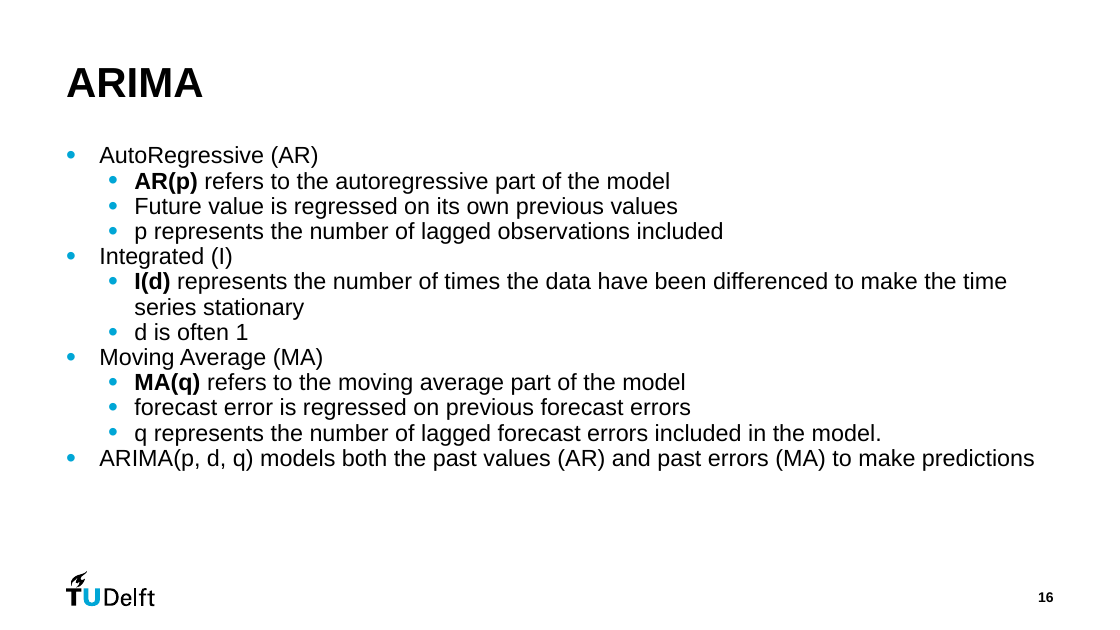
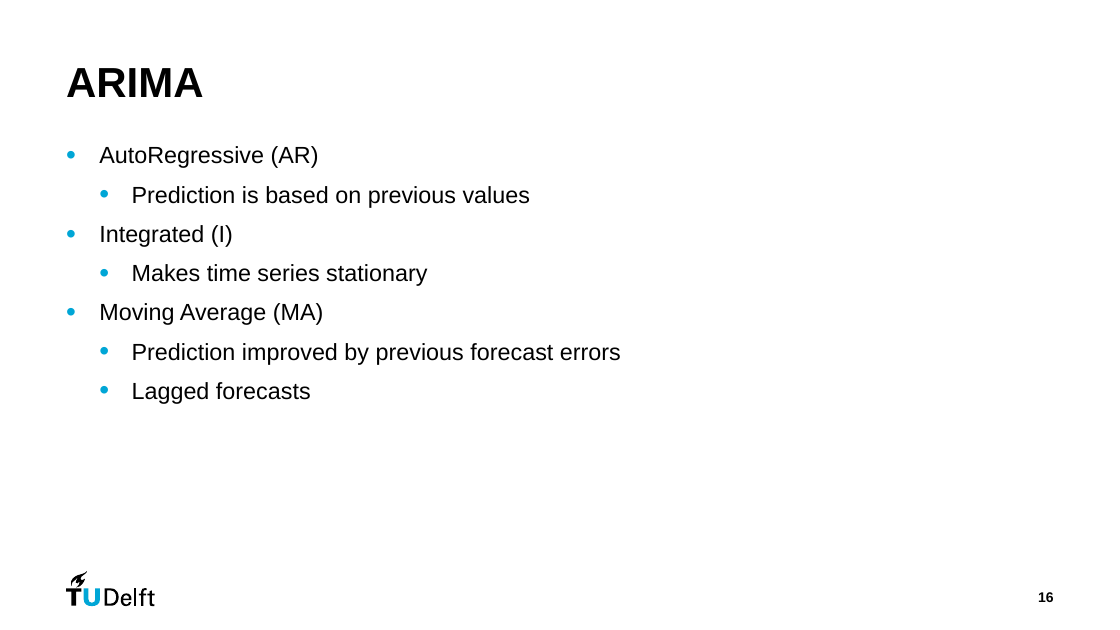
Before and after one commit to 504523tb/CIEM6302-Advanced-Data-Science-for-Traffic-and-Transportation-Engineering-PrimeVision-G1, a slide deck: slide 16 of Presentations/FinalPres_PrimeVision_G1.pptx. Drawn at 1120x630 pixels with LibreOffice and Linux fonts; fonts in the diff are those of the drawing. Boxes give left, top, right and bottom in pixels: in the first picture for what was removed or moved away, otherwise in the second. Text is boxed around its words. In the diff, an @@ line names an element or a change of style, - is before the commit and + after.

Commit message:
update presentation ARIMA

```diff
--- a/Presentations/FinalPres_PrimeVision_G1.pptx
+++ b/Presentations/FinalPres_PrimeVision_G1.pptx
@@ text at (x1=99, y1=146, x2=324, y2=325): more space between paragraphs @@
@@ text at (x1=132, y1=186, x2=530, y2=208): text changed @@
-  • AR(p) refers to the autoregressive part of the model
-  • Future value is regressed on its own previous values
-  • p represents the number of lagged observations included
+  • Prediction is based on previous values
@@ text at (x1=132, y1=264, x2=427, y2=286): text changed @@
-  • I(d) represents the number of times the data have been differenced to make the time series stationary
-  • d is often 1
+  • Makes time series stationary
@@ text at (x1=132, y1=343, x2=621, y2=404): text changed @@
-  • MA(q) refers to the moving average part of the model
-  • forecast error is regressed on previous forecast errors
-  • q represents the number of lagged forecast errors included in the model.
-• ARIMA(p, d, q) models both the past values (AR) and past errors (MA) to make predictions
+  • Prediction improved by previous forecast errors
+  • Lagged forecasts
```
Also in this commit, not shown: 7 other slides changed, 1 slide added, 1 slide removed.
